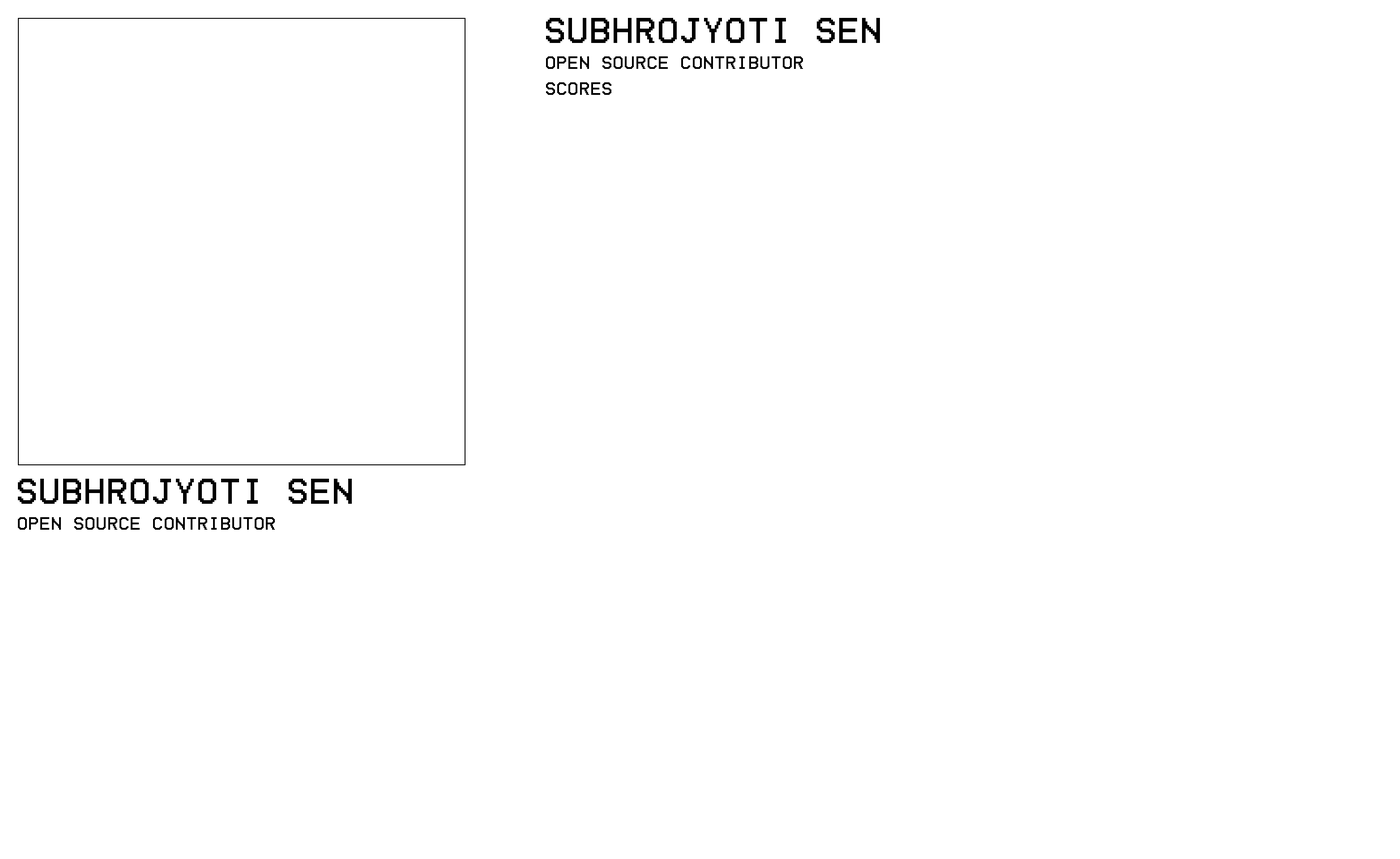
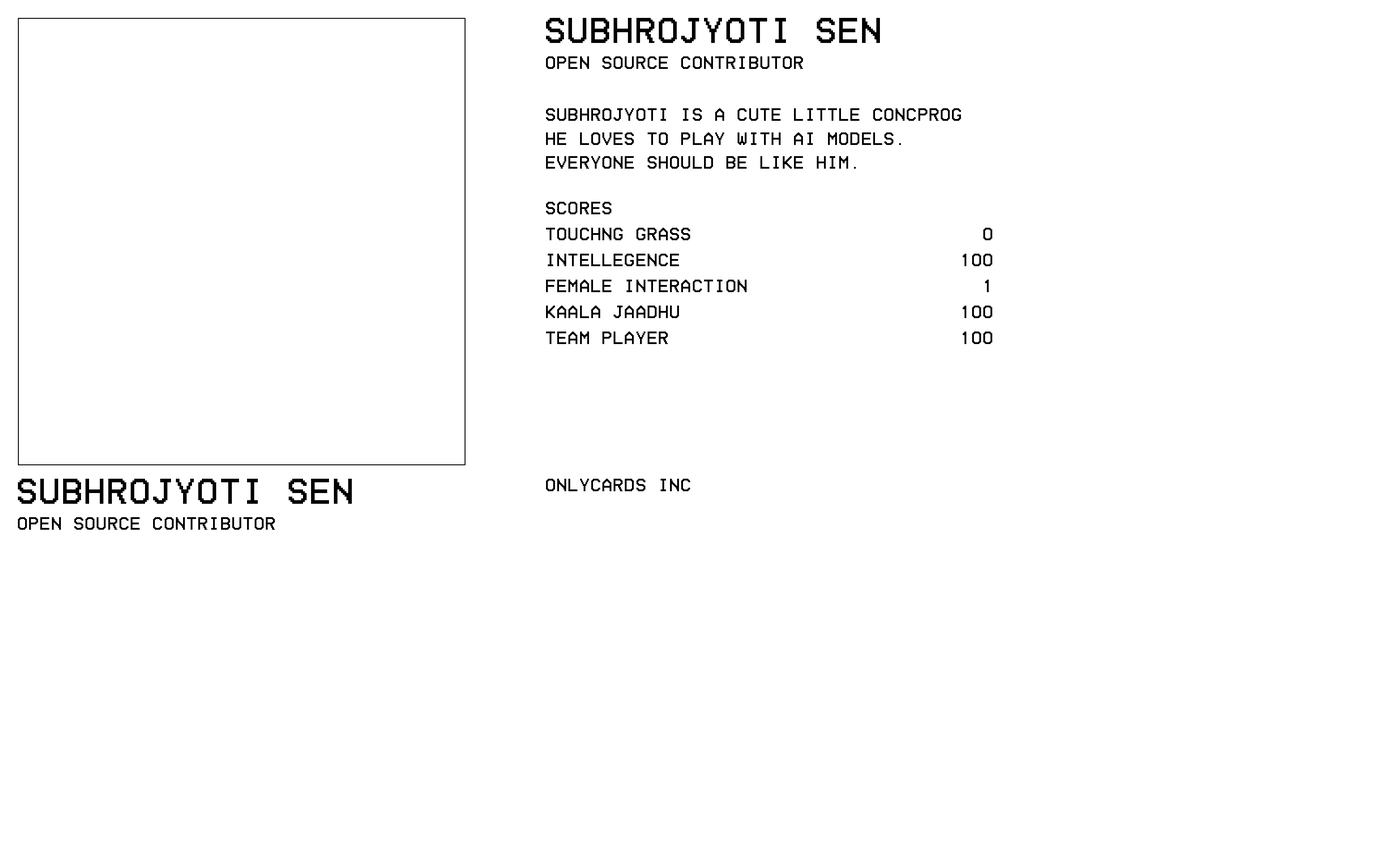
The second 1400 x 859 image is a revision of the first. Changes to its layers:
renamed "SCORES" to "subhrojyoti is a cute little concprog he loves to play with ai", painted on it over <box>546,82,962,169</box>
added layer "100 copy" in group "Card Back" over <box>962,331,993,345</box>
added layer "100" (1st of 2, in "Card Back") in group "Card Back" over <box>962,305,993,319</box>
added layer "team player" in group "Card Back" over <box>546,331,668,345</box>
added layer "kaala jaadhu" in group "Card Back" over <box>546,305,680,319</box>
added layer "1" in group "Card Back" over <box>985,279,989,293</box>
added layer "female interaction" in group "Card Back" over <box>546,279,747,293</box>
added layer "100" (2nd of 2, in "Card Back") in group "Card Back" over <box>962,253,993,267</box>
added layer "0" in group "Card Back" over <box>983,227,993,241</box>
added layer "intellegence" in group "Card Back" over <box>547,253,680,267</box>
added layer "touchng grass" in group "Card Back" over <box>546,227,691,241</box>
added layer "scores" in group "Card Back" over <box>546,201,612,215</box>
added layer "onlycards inc" in group "Card Back" over <box>546,478,691,492</box>
